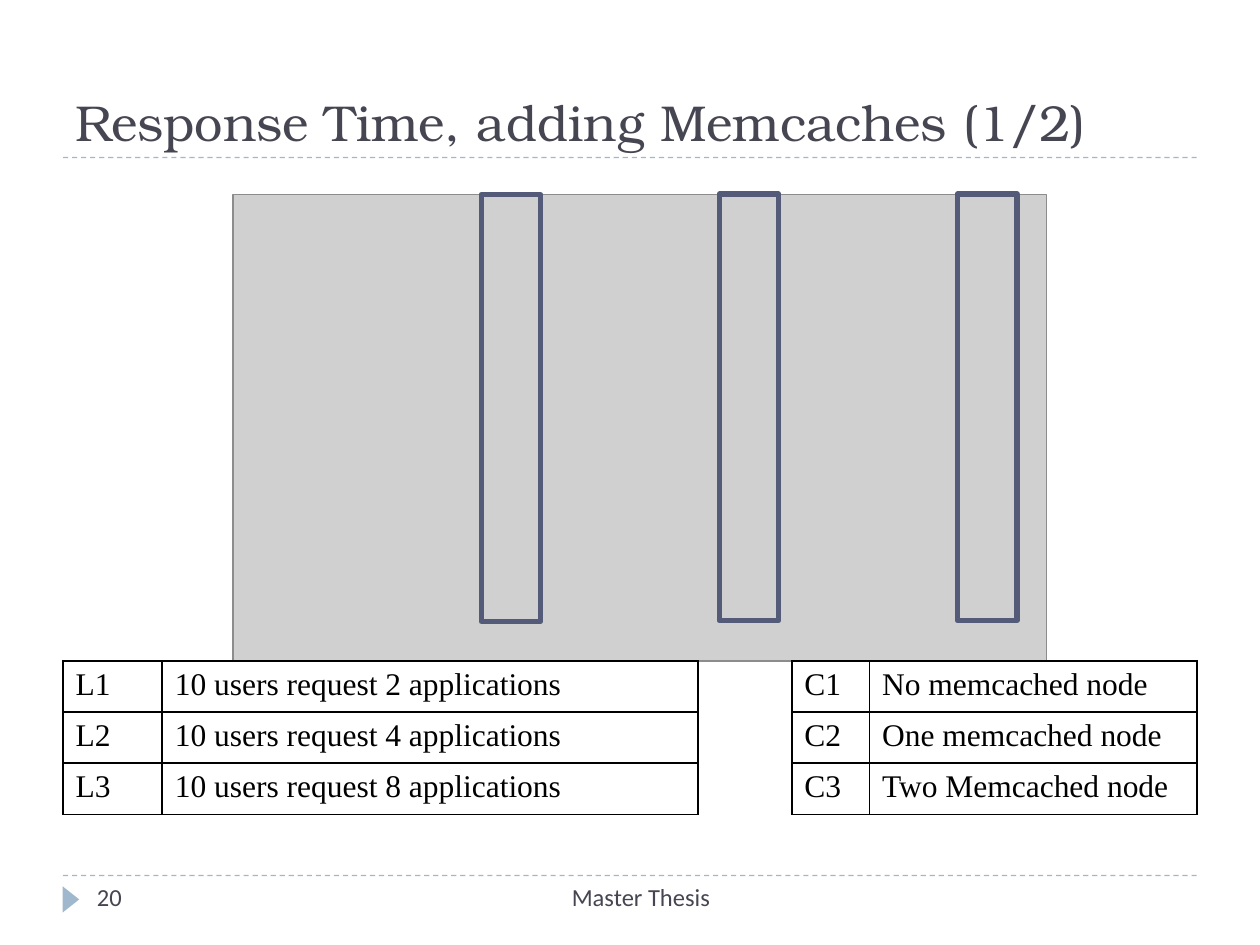
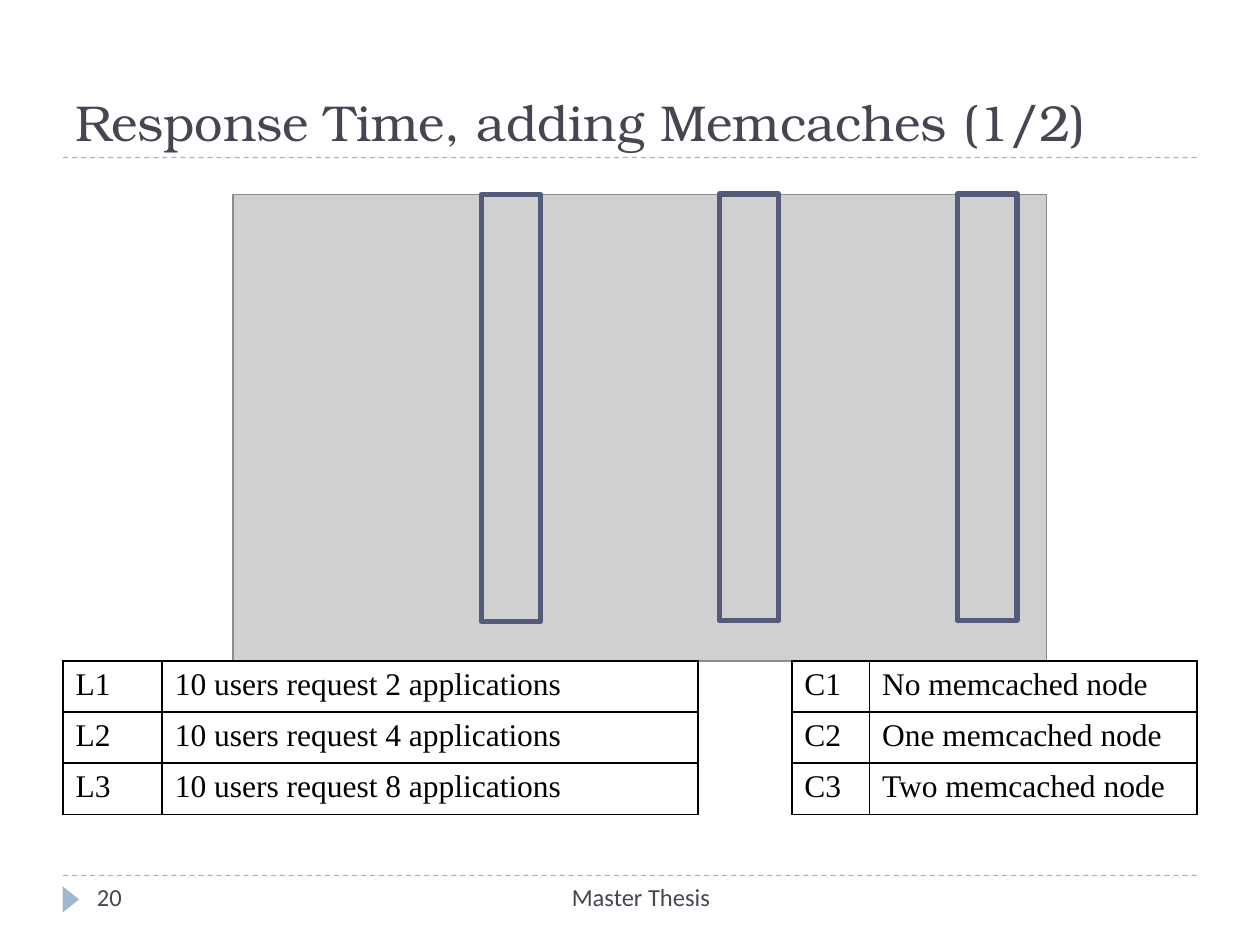
Before and after one commit to Christos-Papoulas/master_thesis, a slide deck: slide 20 of presentation/presentation.pptx. Drawn at 1260x945 pixels with LibreOffice and Linux fonts; fonts in the diff are those of the drawing; grey boxes stand for pictures. Boxes give left, top, right and bottom in pixels: in the first picture for what was removed or moved away, otherwise in the second. Text is boxed around its words. In the diff, an @@ line names an element or a change of style, - is before the commit and + after.

```diff
--- a/presentation/presentation.pptx
+++ b/presentation/presentation.pptx
@@ table at (791, 662, 1197, 815) @@
-row 3, column 2: Two Memcached node
+row 3, column 2: Two memcached node
```
Also in this commit, not shown: 2 other slides changed, 7 other files.
